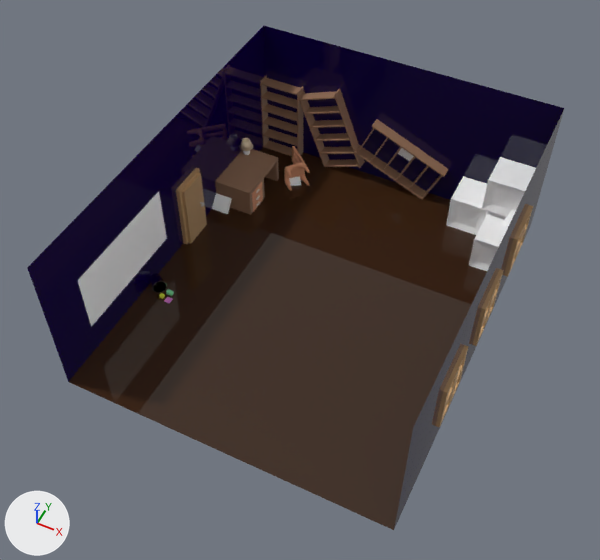
A saved change to the glTF model plugins/minigames/haunted_dreams/room.glb.
The view is the same before and after, from a camera (50 mm lens) standing at (7.05, -16.11, 19.77) and looking at (-0.17, -1.68, 1.73). Every picture has the same lights, and +X, +Y and +Z are marked at lower left. The first picture is the older version. Where no turn or scale is listed for an object, it has been applied to the vertices. Vertices at exactly the same position are counted once.

The scene before the commit, as lines of its bpy script (objects in view):
```python
ob_cube_001_col = bpy.data.objects.new('Cube.001-col', me_cube)
ob_cube_001_col.location = (-4.34, 2.61, 0.55)
ob_cube_001_col.rotation_euler = (3.142, 0.0, 0.0)  # degrees (180, 0, 0)
ob_cube_001_col.scale = (-0.665, -1.03, -0.495)
ob_cube_006_col = bpy.data.objects.new('Cube.006-col', me_mesh_001)
ob_cube_006_col.location = (-3.12, 3.81, 0.44)
ob_cube_006_col.rotation_euler = (1.539, 0.0, -2.273)  # degrees (88, 0, -130)
ob_cube_006_col.scale = (-0.393, -0.393, -0.0322)
ob_cube_col = bpy.data.objects.new('Cube-col', me_cube_004)
ob_cube_col.location = (0.0, -0.73, 2.47)
ob_door_col = bpy.data.objects.new('Door-col', me_cube_002)
ob_door_col.location = (0.04, 0.0, 0.0)
ob_lampshade = bpy.data.objects.new('Lampshade', me_lampshade_001)
ob_lampshade.location = (-4.76, 3.34, 1.34)
ob_plane_002 = bpy.data.objects.new('Plane.002', me_plane_002)
ob_plane_002.location = (-4.71, 1.42, 0.3)
ob_plane_003 = bpy.data.objects.new('Plane.003', me_plane_003)
ob_plane_003.location = (-3.02, 3.64, 0.18)
# also in view: 'Shelves1.001-col' at (-2.34, 5.16, 1.64); 'Cube.004-col' at (4.36, 3.28, 0.65); 'Plane.004' at (-5.0, -3.42, 2.03); 'Shelves1-col' at (0.27, 5.14, 1.26); 'Cube.003-col' at (4.13, 4.7, 1.87)
```
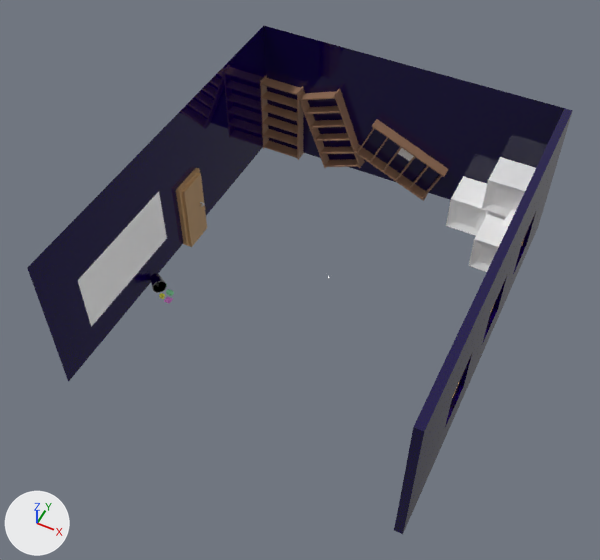
The change in detail:
me_cube_004 is used by ob_cube_col; location (0.0, -0.73, 2.47).
me_cube_004 had 64 vertices, 98 faces and spanned x -5.02..5.02, y -6.08..6.07, z -2.41..2.41.
me_cube_004 now has 96 vertices, 184 faces and spans x -5.02..5.27, y -6.08..6.07, z -2.41..2.41.
Part 1, on me_cube_004:
40 faces are deleted.
24 new vertices lie (0.24, 0.0, 0.0) away from vertices in x 5.02, y -6.07..6.07, z -2.41..2.41.
8 new vertices lie (0.25, 0.0, 0.0) away from vertices in x 5.02, y -6.08..6.07, z -1.18.
126 new faces join them.
me_cube_004 no longer uses material mat_floor (brown #3c2514).
Object 'Plane.002' (ob_plane_002) is deleted.
Object 'Plane.003' (ob_plane_003) is deleted.
Object 'Cube.001-col' (ob_cube_001_col) is deleted.
Object 'Lampshade' (ob_lampshade) is deleted.
Object 'Cube.006-col' (ob_cube_006_col) is deleted.

Where the change shows, as pixel boxes [x1, y1, x2, y2] in the pictures (600 x 560 px):
'Cube-col', reshaped
    before: [27, 26, 564, 530]
    after: [27, 26, 573, 534]
'Cube.001-col', deleted
    before: [215, 149, 279, 215]
    faces in mat_material_004 (brown #9b765d): [215, 149, 279, 215]
    faces in mat_material_006 (beige #efb690): [252, 182, 263, 212]
'Cube.006-col', deleted (beige)
    before: [284, 146, 310, 191]
'Plane.002', deleted
    before: [212, 193, 232, 214]
'Lampshade', deleted
    before: [239, 138, 253, 151]
'Plane.003', deleted
    before: [289, 176, 301, 186]
part 1 of me_cube_004, cut back
    before: [69, 110, 564, 530]
    after: [394, 108, 573, 534]
